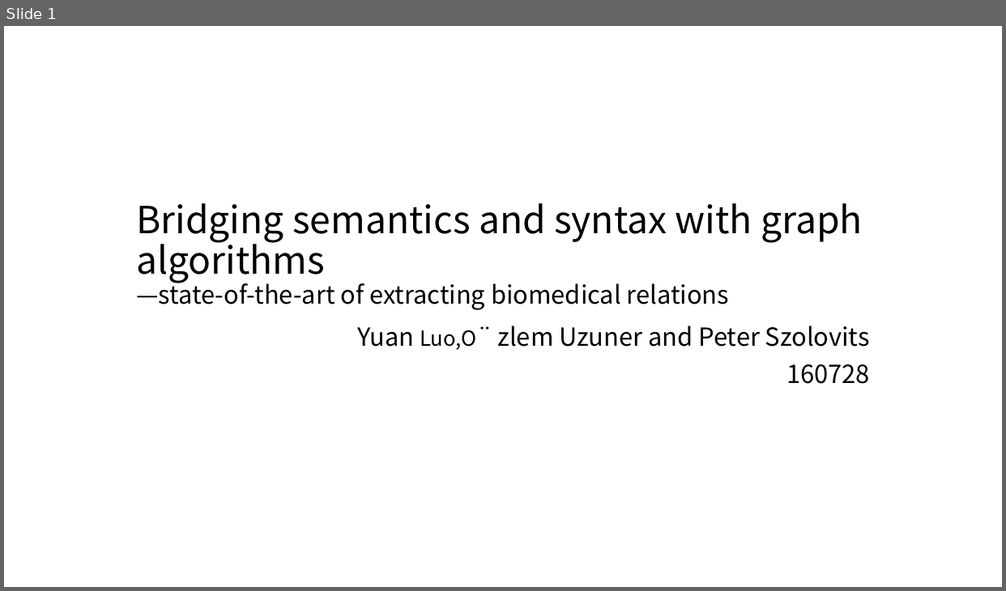
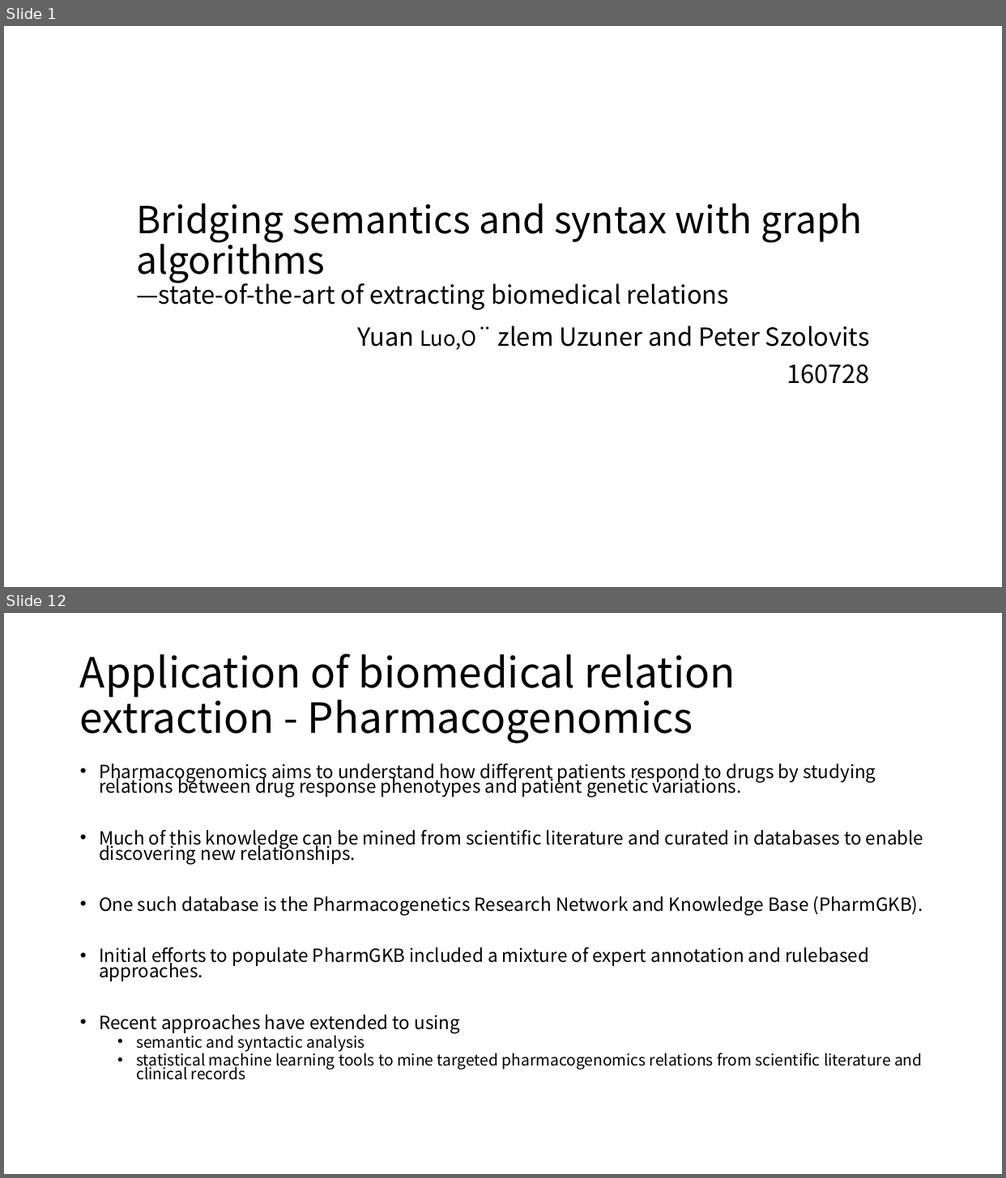
Before and after one commit to moklise/TIL, a slide deck: Review/Brief Bioinform_2016_Luo_Bridging semantics and syntax with graph algorithm/Bridging semantics and syntax with graph.pptx. Shown one above the other, each under a label of ours: slide 1 before the commit, slides 1 and 12 after it; the slides between them are not shown. The pictures are 1006x591 and 1006x1178 pixels, drawn with LibreOffice and Linux fonts; fonts in the diff are those of the drawing; background and template pictures are left out. Boxes give left, top, right and bottom in pixels: in the first picture for what was removed or moved away, otherwise in the second. Text is boxed around its words. In the diff, an @@ line names an element or a change of style, - is before the commit and + after.

Commit message:
Bridging semantics and syntax with graph algorithm2

```diff
--- a/Review/Brief Bioinform_2016_Luo_Bridging semantics and syntax with graph algorithm/Bridging semantics and syntax with graph.pptx
+++ b/Review/Brief Bioinform_2016_Luo_Bridging semantics and syntax with graph algorithm/Bridging semantics and syntax with graph.pptx
@@ slide 12 added at box(4, 613, 1002, 1174), background #FFFFFF @@
@@ title added at box(80, 653, 735, 743), 40 pt, text #000000 @@
+Application of biomedical relation extraction - Pharmacogenomics
@@ text added at box(99, 764, 923, 1080), 17.5 pt, text #000000 @@
+• Pharmacogenomics aims to understand how different patients respond to drugs by studying relations between drug response phenotypes and patient genetic variations.
+• Much of this knowledge can be mined from scientific literature and curated in databases to enable discovering new relationships.
+• One such database is the Pharmacogenetics Research Network and Knowledge Base (PharmGKB).
+• Initial efforts to populate PharmGKB included a mixture of expert annotation and rulebased approaches.
+• Recent approaches have extended to using
+  • semantic and syntactic analysis
+  • statistical machine learning tools to mine targeted pharmacogenomics relations from scientific literature and clinical records
```
Also in this commit, not shown: 15 other slides added, 1 slide removed, 2 other files.
